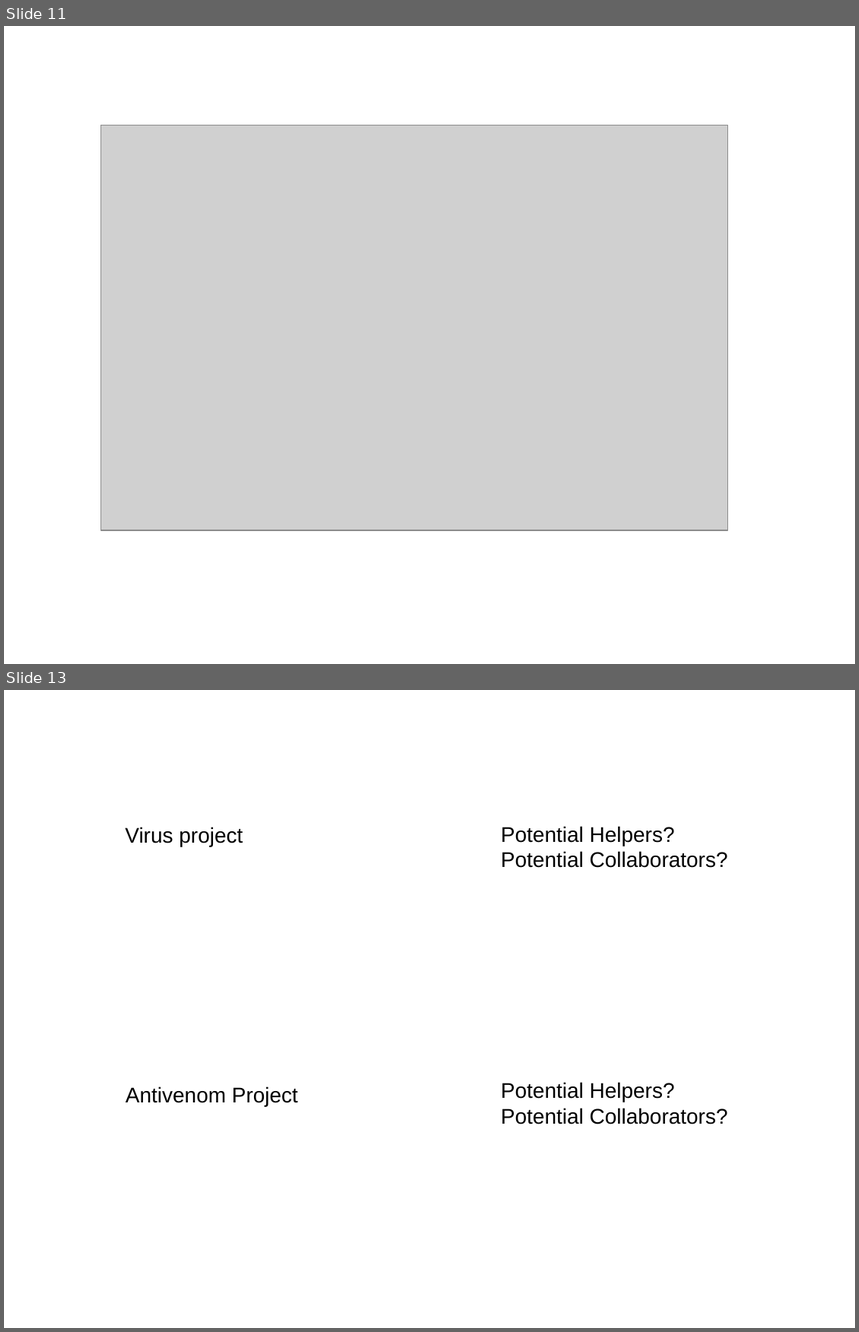
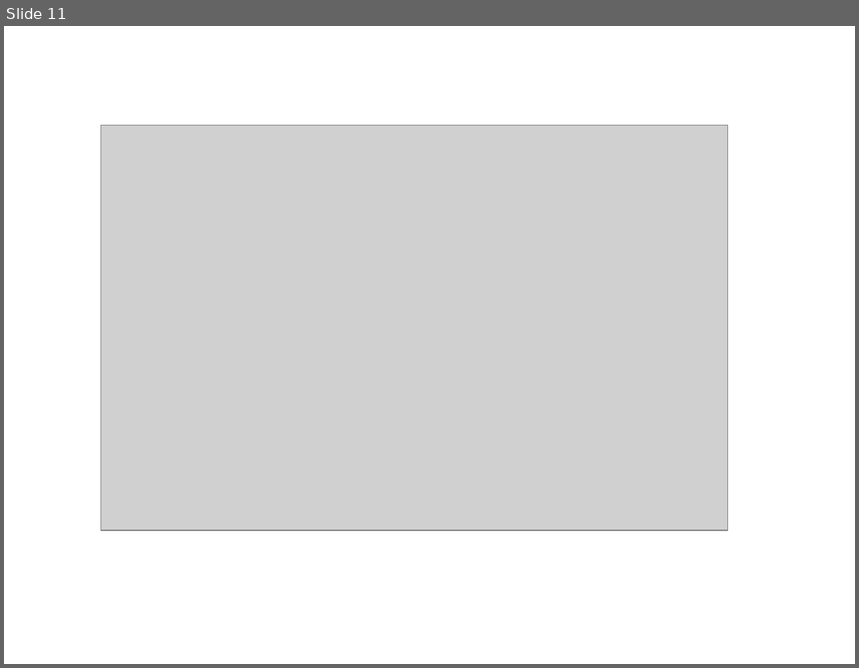
Before and after one commit to dchandran/researchcode, a slide deck: genomedesign/Presentation1.ppt. Shown one above the other, each under a label of ours: slides 11 and 13 before the commit, slide 11 after it; the slides between them are not shown. The pictures are 859x1332 and 859x668 pixels, drawn with LibreOffice and Linux fonts; fonts in the diff are those of the drawing; grey boxes stand for pictures. Boxes give left, top, right and bottom in pixels: in the first picture for what was removed or moved away, otherwise in the second. Text is boxed around its words. In the diff, an @@ line names an element or a change of style, - is before the commit and + after.

```diff
--- a/genomedesign/Presentation1.ppt
+++ b/genomedesign/Presentation1.ppt
@@ slide 13 removed at (4,690,855,1328), background #FFFFFF @@
@@ text removed at (501,826,728,868) @@
-Potential Helpers?
-Potential Collaborators?
@@ text removed at (125,827,243,847) @@
-Virus project
@@ text removed at (126,1087,298,1106) @@
-Antivenom Project
@@ text removed at (501,1082,728,1125) @@
-Potential Helpers?
-Potential Collaborators?
```
Also in this commit, not shown: 2 slides changed, 1 slide added, 2 other files.
